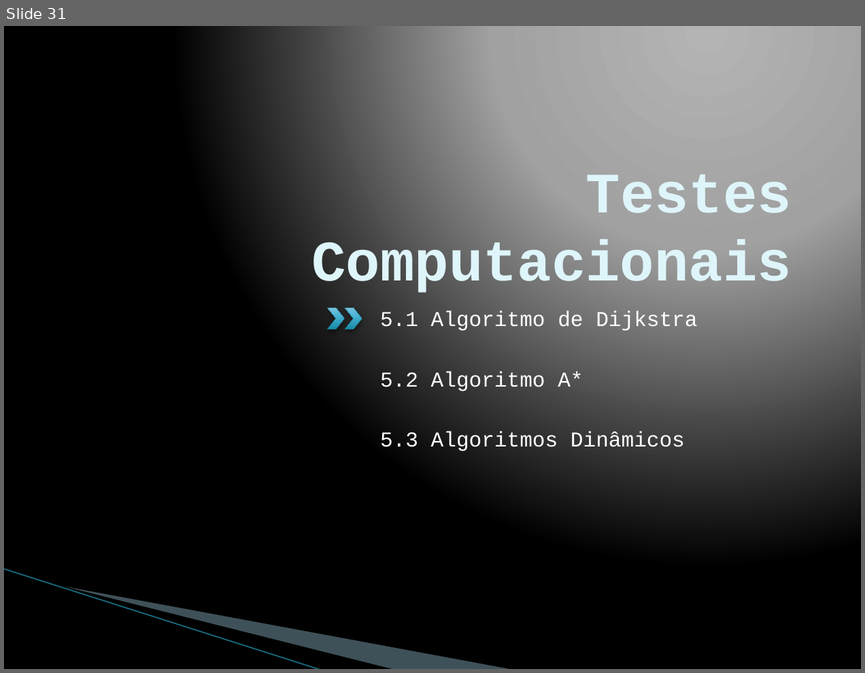
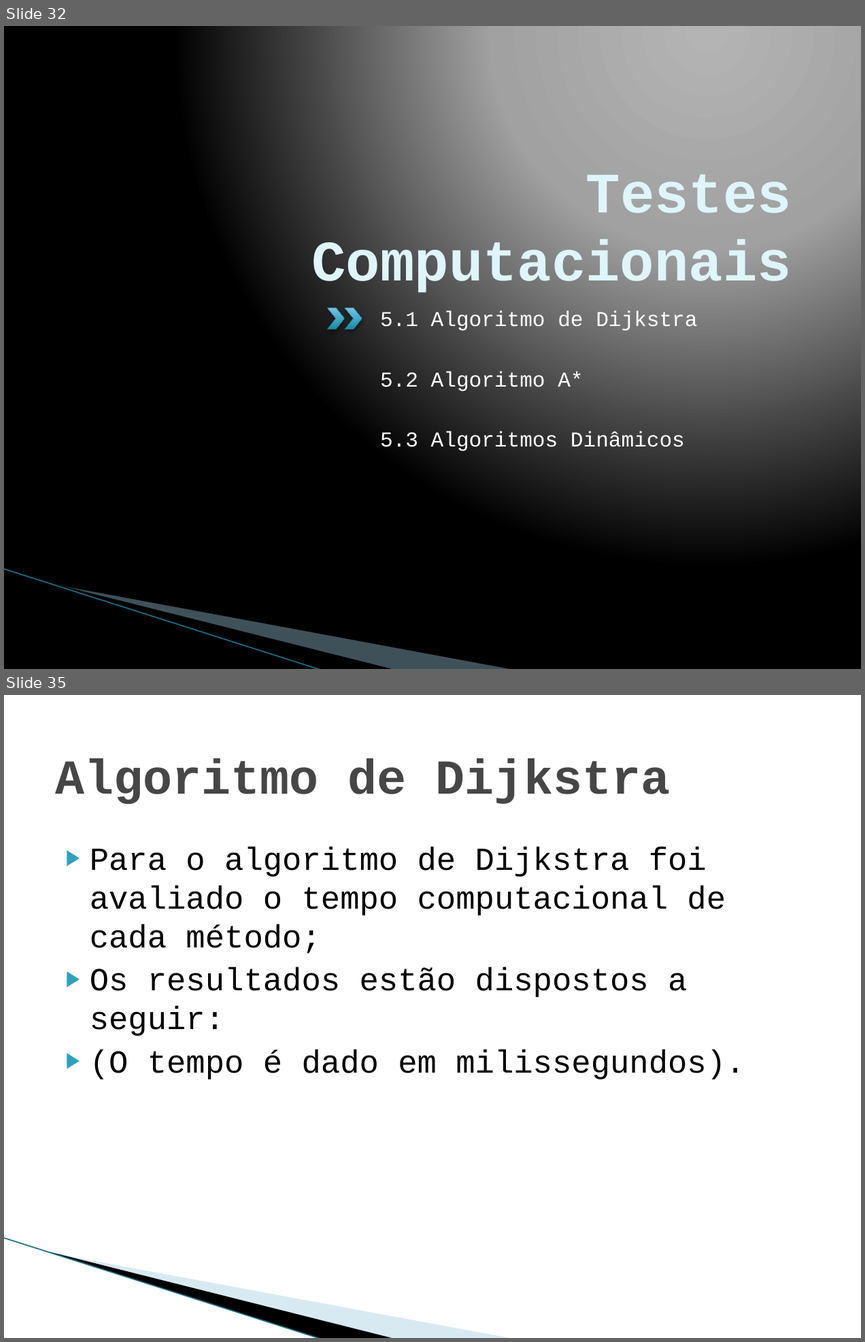
Before and after one commit to pedrohbh/PG-Dissertacao, a slide deck: Academia/Apresentação PG/Apresentação PG.pptx. Shown one above the other, each under a label of ours: slide 31 before the commit, slides 32 and 35 after it; the slides between them are not shown. The pictures are 865x673 and 865x1342 pixels, drawn with LibreOffice and Linux fonts; fonts in the diff are those of the drawing; background and template pictures are left out. Boxes give left, top, right and bottom in pixels: in the first picture for what was removed or moved away, otherwise in the second. Text is boxed around its words. In the diff, an @@ line names an element or a change of style, - is before the commit and + after.

```diff
--- a/Academia/Apresentação PG/Apresentação PG.pptx
+++ b/Academia/Apresentação PG/Apresentação PG.pptx
@@ slide 35 added at <box>4,695,861,1338</box>, background #FFFFFF; not listed: 3 template elements that a slide beside it also shows @@
@@ title added at <box>55,759,670,804</box>, 41 pt, text #464646, bold @@
+Algoritmo de Dijkstra
@@ text added at <box>90,847,745,1079</box>, 27 pt, text #000000 @@
+▶ Para o algoritmo de Dijkstra foi avaliado o tempo computacional de cada método;
+▶ Os resultados estão dispostos a seguir:
+▶ (O tempo é dado em milissegundos).
@@ what was slide 31 is now slide 32 @@
```
Also in this commit, not shown: 1 slide changed, 12 other slides added, 6 other files.
